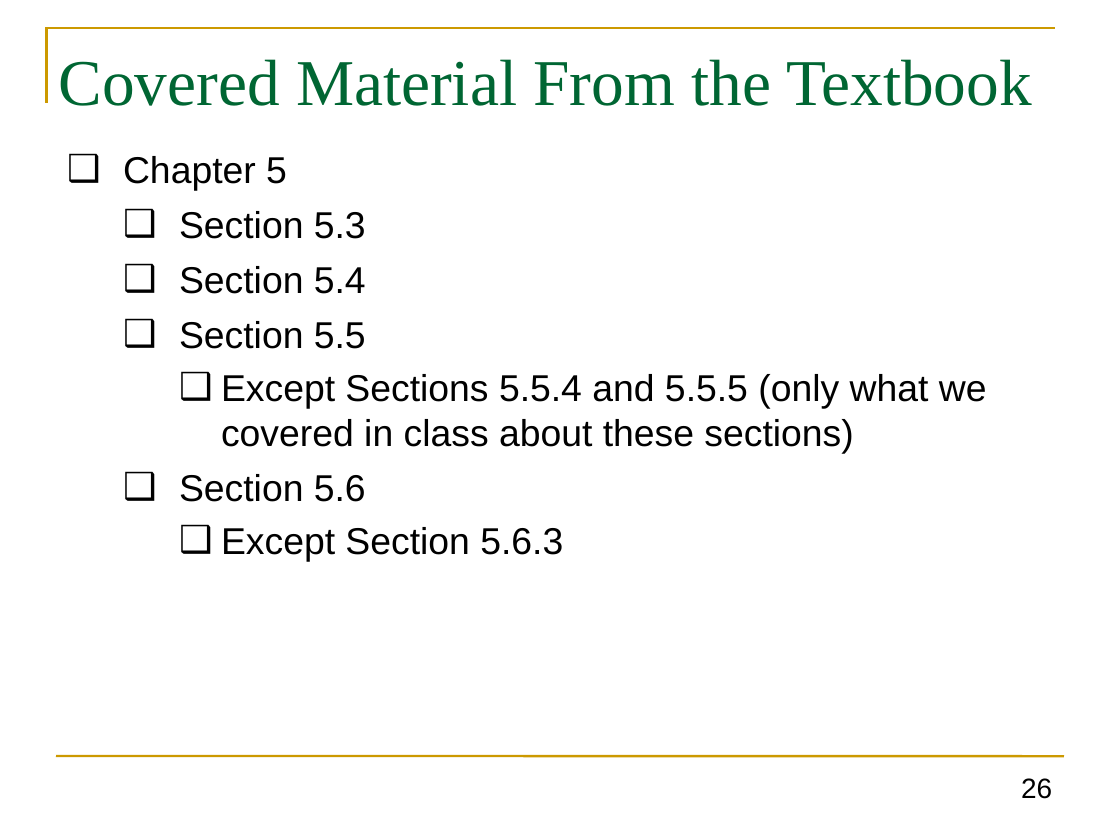
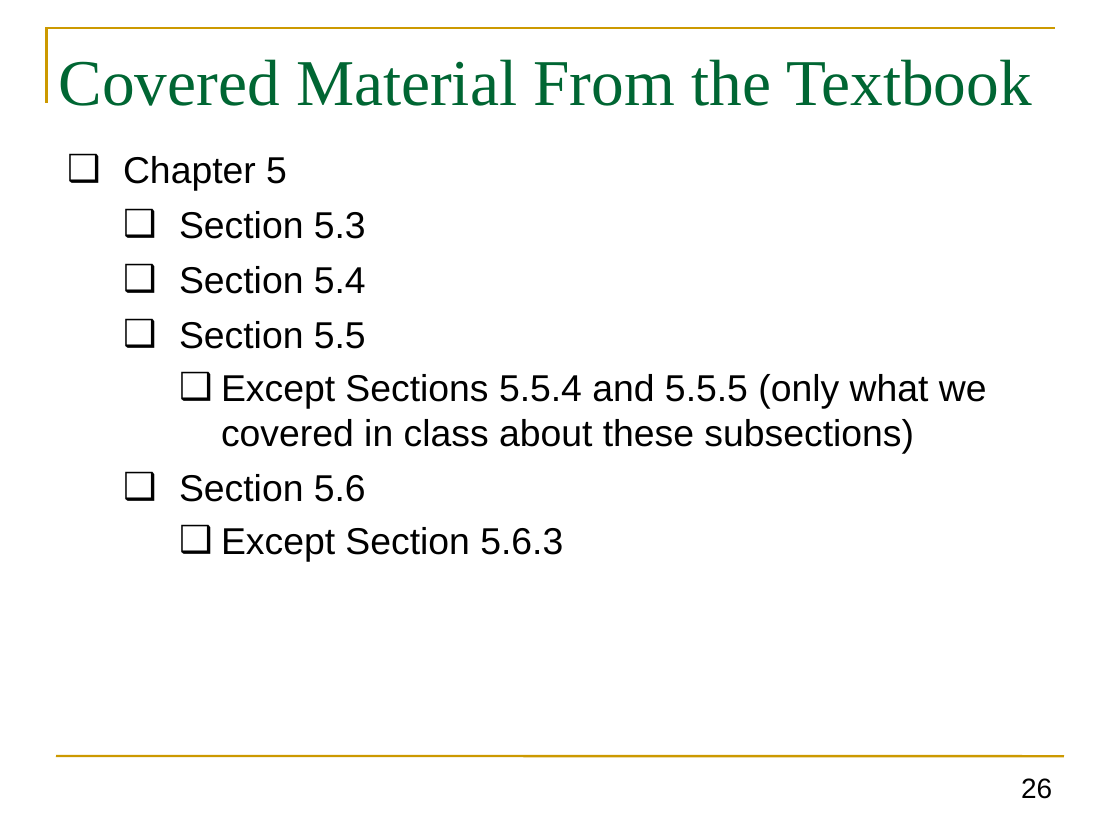
Before and after one commit to GhadaAlmashaqbeh/GhadaAlmashaqbeh.github.io, a slide deck: slide 26 of courses/cse3400-f2026/lecture9.pptx. Drawn at 1120x840 pixels with LibreOffice and Linux fonts; fonts in the diff are those of the drawing. Boxes give left, top, right and bottom in pixels: in the first picture for what was removed or moved away, otherwise in the second. Text is boxed around its words. In the diff, an @@ line names an element or a change of style, - is before the commit and + after.

```diff
--- a/courses/cse3400-f2026/lecture9.pptx
+++ b/courses/cse3400-f2026/lecture9.pptx
@@ text at (221, 374, 987, 454): text changed @@
-    ❑ Except Sections 5.5.4 and 5.5.5 (only what we covered in class about these sections)
+    ❑ Except Sections 5.5.4 and 5.5.5 (only what we covered in class about these subsections)
```
Also in this commit, not shown: 7 other slides changed, 15 other files.
